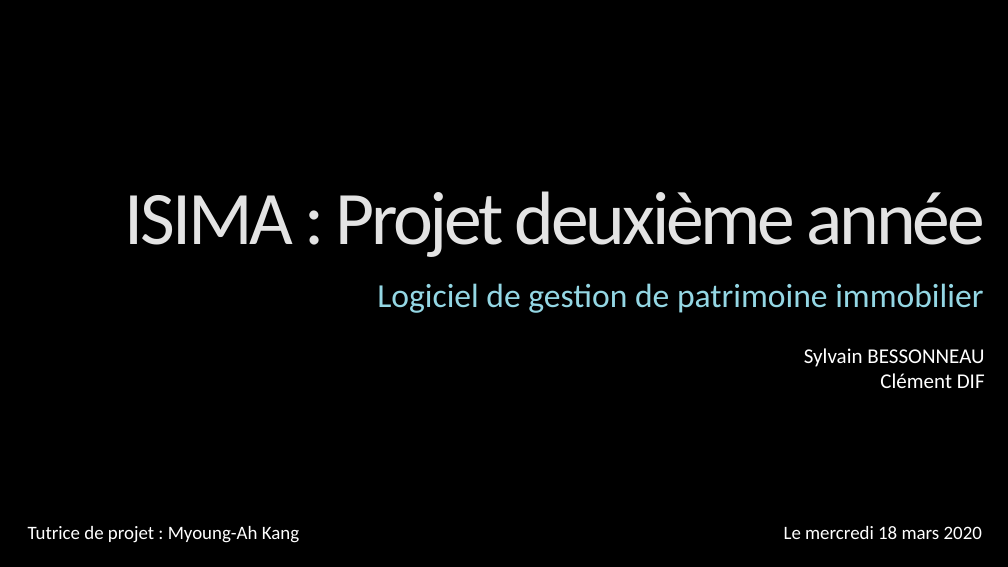
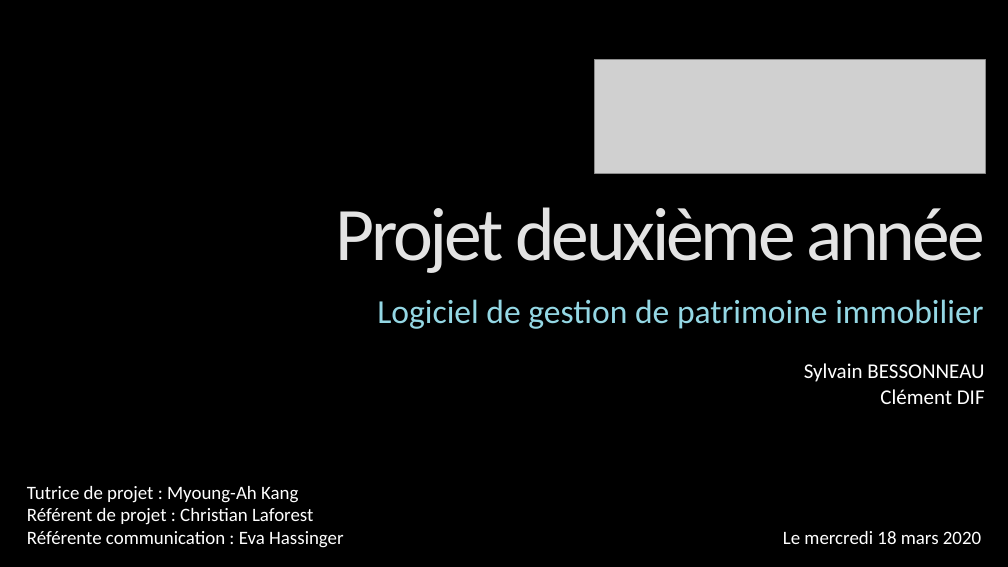
Before and after one commit to cldif/REAM, a slide deck: slide 1 of documents/french presentation.pptx. Drawn at 1008x567 pixels with LibreOffice and Linux fonts; fonts in the diff are those of the drawing; grey boxes stand for pictures; background and template pictures are left out. Boxes give left, top, right and bottom in pixels: in the first picture for what was removed or moved away, otherwise in the second. Text is boxed around its words. In the diff, an @@ line names an element or a change of style, - is before the commit and + after.

```diff
--- a/documents/french presentation.pptx
+++ b/documents/french presentation.pptx
@@ picture added at (594,60,985,173) @@
@@ title at (335,207,984,273): text changed @@
-ISIMA : Projet deuxième année
+Projet deuxième année
@@ subtitle "Logiciel de gestion de patrimoine ...": place and size @@
-subtitle "Logiciel de gestion de patrimoine ..." at (377,283,983,313)
+subtitle "Logiciel de gestion de patrimoine ..." at (377,299,983,329)
@@ text "Sylvain BESSONNEAU": place and size @@
-text "Sylvain BESSONNEAU" at (804,348,985,388)
+text "Sylvain BESSONNEAU" at (804,363,985,404)
@@ text at (27,486,981,548): text changed @@
-Tutrice de projet : Myoung-Ah Kang Le mercredi 18 mars 2020
+Tutrice de projet : Myoung-Ah Kang
+Référent de projet : Christian Laforest
+Référente communication : Eva Hassinger Le mercredi 18 mars 2020
```
Also in this commit, not shown: 9 other slides changed, 2 slides added, 2 slides removed.
